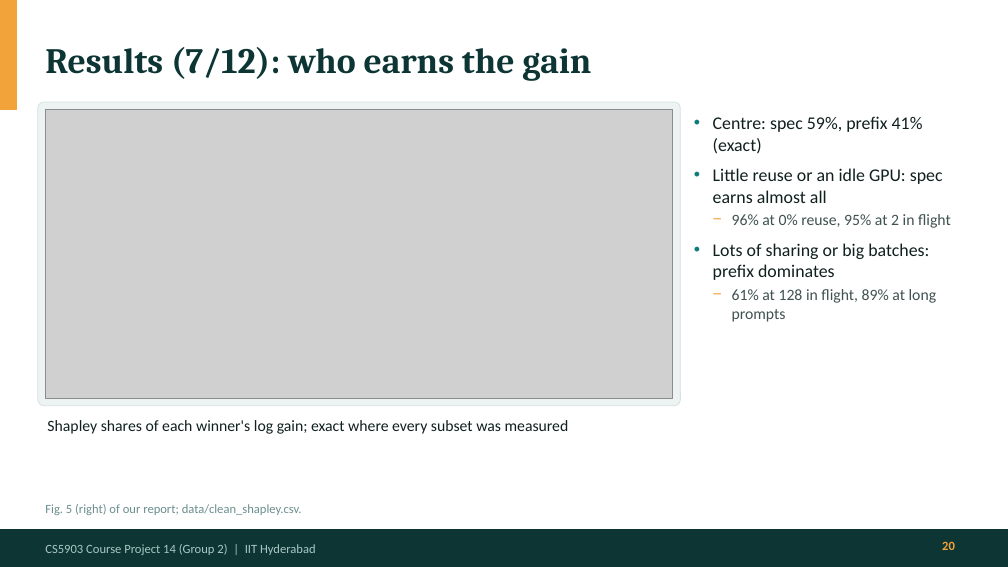
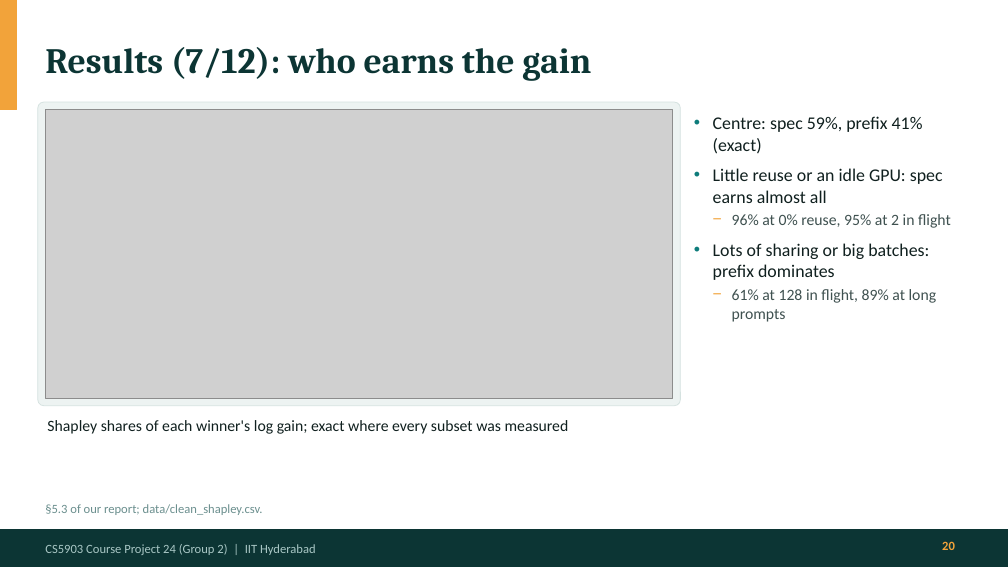
Before and after one commit to Panshul-Jindal/SpeedingUpLLMInference, a slide deck: slide 20 of docs/presentation/LLM_Serving_Final_Presentation.pptx. Drawn at 1008x567 pixels with LibreOffice and Linux fonts; fonts in the diff are those of the drawing; grey boxes stand for pictures. Boxes give left, top, right and bottom in pixels: in the first picture for what was removed or moved away, otherwise in the second. Text is boxed around its words. In the diff, an @@ line names an element or a change of style, - is before the commit and + after.

```diff
--- a/docs/presentation/LLM_Serving_Final_Presentation.pptx
+++ b/docs/presentation/LLM_Serving_Final_Presentation.pptx
@@ text at <box>45,504,263,515</box>: text changed @@
-Fig. 5 (right) of our report; data/clean_shapley.csv.
+§5.3 of our report; data/clean_shapley.csv.
@@ text at <box>45,544,316,555</box>: text changed @@
-CS5903 Course Project 14 (Group 2) | IIT Hyderabad
+CS5903 Course Project 24 (Group 2) | IIT Hyderabad
```
Also in this commit, not shown: 27 other slides changed, 1 other file.
